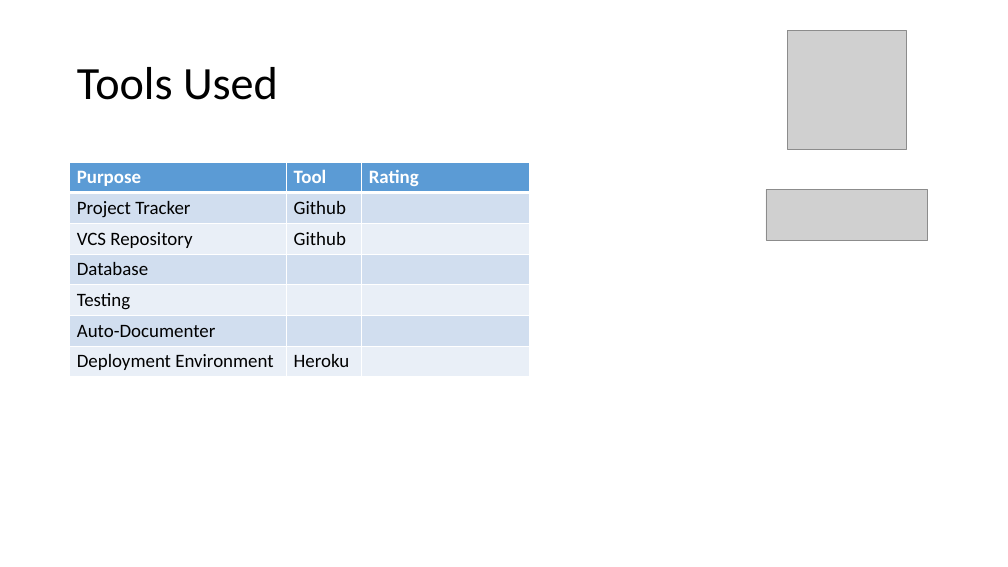
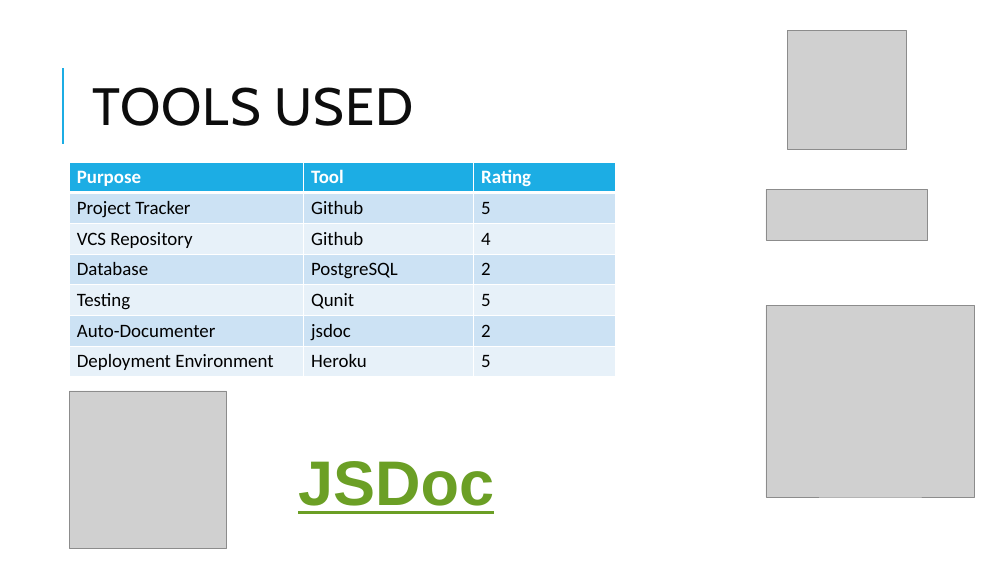
Before and after one commit to mita4829/Project3308, a slide deck: slide 6 of Final Presentation.pptx (slide 4 before the commit). Drawn at 1008x567 pixels with LibreOffice and Linux fonts; fonts in the diff are those of the drawing; grey boxes stand for pictures. Boxes give left, top, right and bottom in pixels: in the first picture for what was removed or moved away, otherwise in the second. Text is boxed around its words. In the diff, an @@ line names an element or a change of style, - is before the commit and + after.

Commit message:
final presentation

```diff
--- a/Final Presentation.pptx
+++ b/Final Presentation.pptx
@@ line added from (63, 144) to (63, 68), #1CADE4 1.5 pt @@
@@ title at (92, 87, 414, 126): text changed; size 44 to 50 pt; font Calibri to Cabin; text colour #000000 to #0D0D0D @@
-Tools Used
+TOOLS USED
@@ table at (70, 162, 616, 377) @@
-row 2, column 3: 
+row 2, column 3: 5
-row 3, column 3: 
+row 3, column 3: 4
-row 4, column 2: 
+row 4, column 2: PostgreSQL
-row 4, column 3: 
+row 4, column 3: 2
-row 5, column 2: 
+row 5, column 2: Qunit
-row 5, column 3: 
+row 5, column 3: 5
-row 6, column 2: 
+row 6, column 2: jsdoc
-row 6, column 3: 
+row 6, column 3: 2
-row 7, column 3: 
+row 7, column 3: 5
@@ fill #5B9BD5 to #1CADE4 in row 1 @@
@@ fill #D2DEEF to #CDE3F5 in 9 cells @@
@@ fill #EAEFF7 to #E8F1FA in 9 cells @@
@@ table: place and size @@
-table at (70, 162, 529, 377)
+table at (70, 162, 616, 377)
@@ picture added at (766, 306, 975, 498) @@
@@ picture added at (70, 391, 227, 548) @@
@@ text added at (298, 461, 494, 514), 60 pt, text #6B9F25, bold, underline @@
+JSDoc
```
Also in this commit, not shown: 5 other slides changed, 3 slides added, 1 slide removed.
